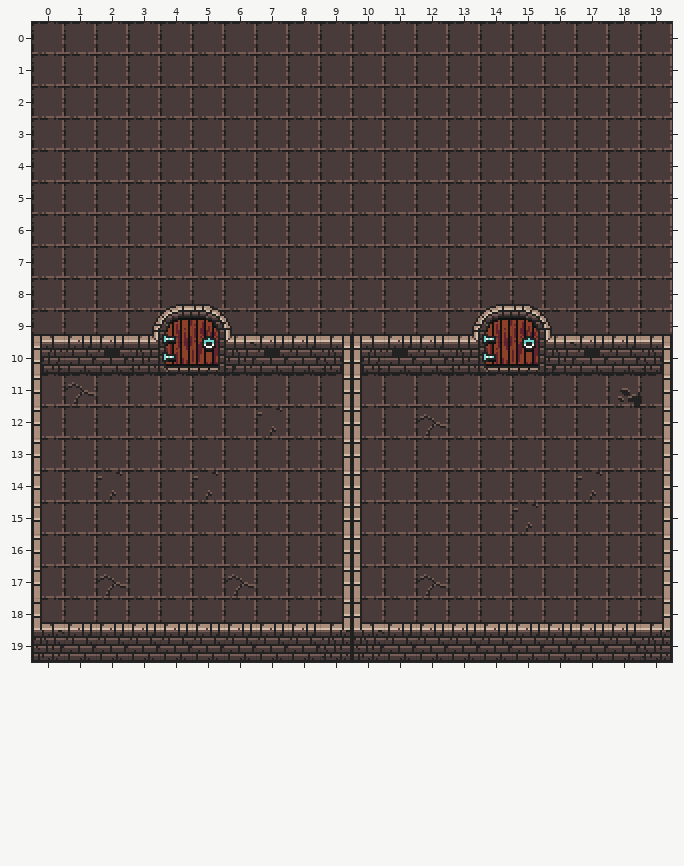
Tiled map (JSON), stored at demo_game/assets/tilemaps/mapa.json. This is how it looked before the edit.
Cells are 16x16 px. Shown: x 0..19, y 0..19.
And afterwards:
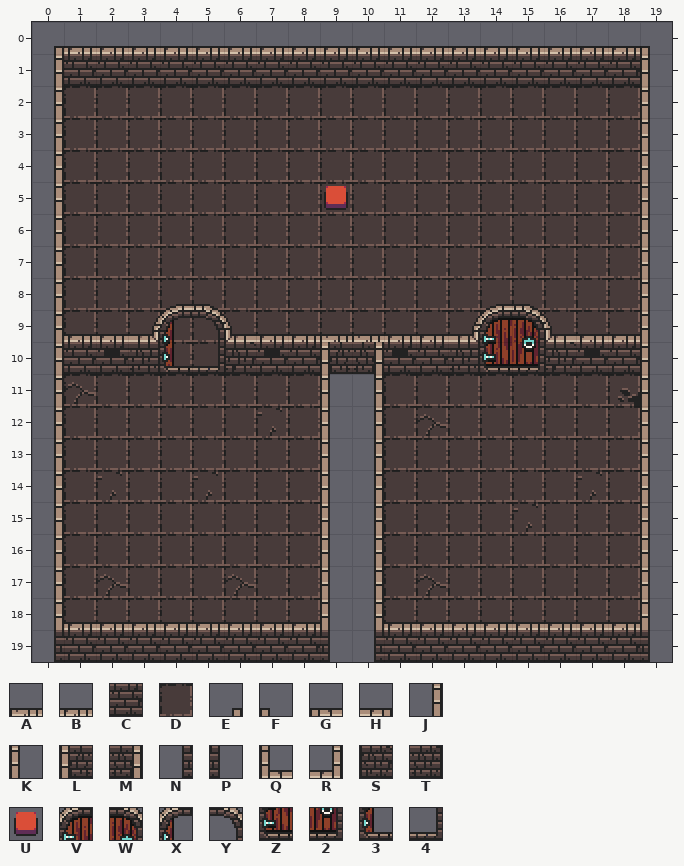
Key: from "dungeon": A 1, B 2, C 34, D 129, E 224, F 225, G 226, H 227, J 256, K 257, L 258, M 259, N 288, P 289, Q 290, R 291, S 322, T 323, U 385, V 450, W 451, X 453, Y 454, Z 482, 2 483, 3 485, 4 486.
_ is an empty cell.
Tiles of an added or newly shown layer are drawn over the layers below it.
Change:
Layer "ground":
The edit adds tile N in row 19 at x 10.
The edit adds tile P in row 19 at x 9.
The tile that lay hidden is gone in row 10 at x 0 and 19; in row 19 at x 0 and 19.
Tile D is gone in row 0 at x 0 to 19; in rows 1 to 9 at x 0 and 19; in rows 11 to 18 at x 0, 9 to 10 and 19.
Layer "items" (added):
The edit adds tile U in row 5 at x 9.
Layer "walls":
Tile Z gives way to tile 3 in row 10 at x 4.
Tile 2 gives way to tile 4 in row 10 at x 5.
Tile G gives way to tile A in row 9 at x 10.
Tile H gives way to tile A in row 9 at x 9.
The edit adds tile B in row 0 at x 1 to 18.
The edit adds tile C in row 1 at x 1 to 18.
The edit adds tile E in row 0 at x 0.
The edit adds tile F in row 0 at x 19.
Tile G gives way to tile J in row 9 at x 0.
Tile K gives way to tile J in rows 11 to 17 at x 0 and 10.
Tile L gives way to tile J in row 10 at x 0.
Tile Q gives way to tile J in row 18 at x 0 and 10.
The edit adds tile J in rows 1 to 8 at x 0.
Tile H gives way to tile K in row 9 at x 19.
Tile J gives way to tile K in rows 11 to 17 at x 9 and 19.
Tile M gives way to tile K in row 10 at x 19.
Tile R gives way to tile K in row 18 at x 9 and 19.
The edit adds tile K in rows 1 to 8 at x 19.
Tile M gives way to tile L in row 10 at x 9.
Tile L gives way to tile M in row 10 at x 10.
Tile S gives way to tile N in row 19 at x 0.
Tile T gives way to tile P in row 19 at x 19.
Tile V gives way to tile X in row 9 at x 4.
Tile W gives way to tile Y in row 9 at x 5.
Tile S is gone in row 19 at x 10.
Tile T is gone in row 19 at x 9.
Where, in picture pixels (left, top, right, bottom), the same in both pictures:
changed: (32, 22, 672, 662)
